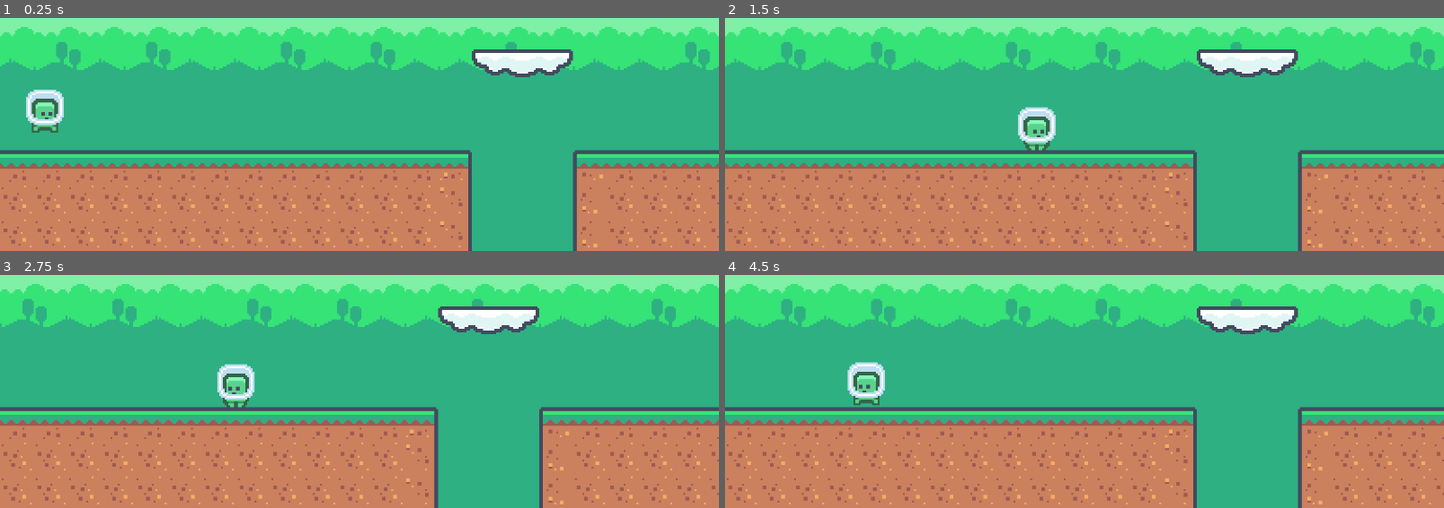
Above: before the commit, frames 1-4 (two rows, left to right).
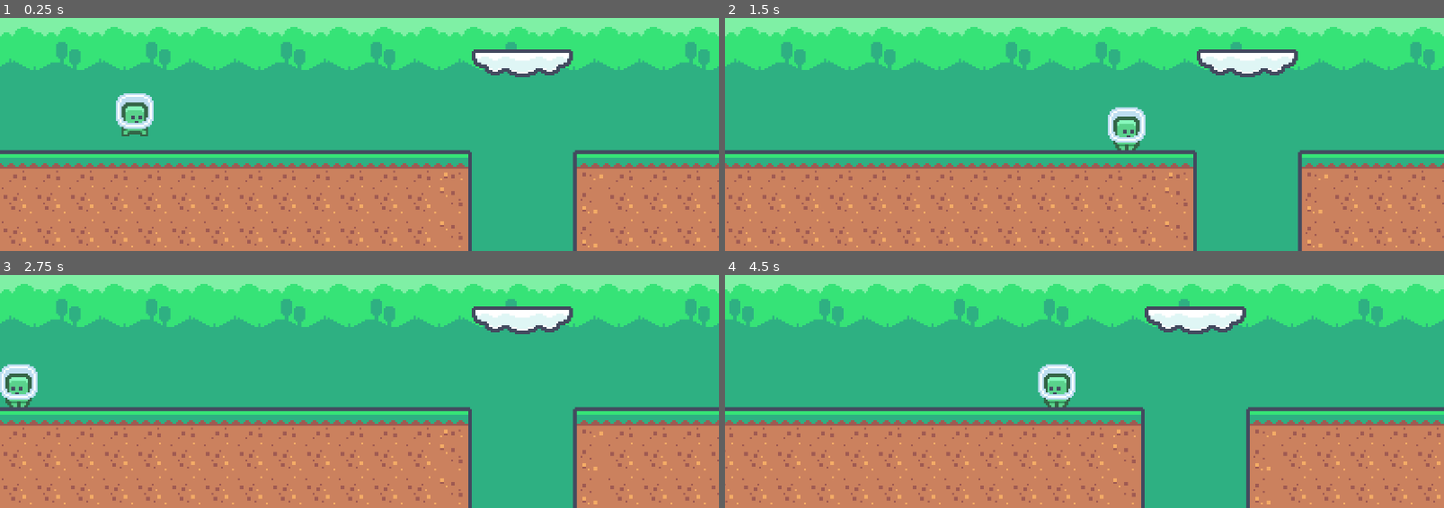
Above: after the commit, the same moments.

Repository: Creekside-Programming/example-platformer
Game: Godot game, scene res://scenes/main.tscn
Same seed, same stepped clock (60 frames per second), same inputs: the game is played once before the commit and once after it.
Inputs:
- Up to frame 1 (0.25 s): no input
- Up to frame 2 (1.5 s): hold D (right) from 0.53 s (still down); tap Space (jump) at 0.77 s
- Up to frame 3 (2.75 s): tap Space (jump) at 1.52 s; release D (right) at 2.03 s; hold A (left) from 2.03 s (still down)
- Up to frame 4 (4.5 s): release A (left) at 2.78 s; hold D (right) 2.78-4.28 s; tap Space (jump) at 3.02, 3.77 s; hold A (left) from 4.28 s (still down)

The runs differ from the first frame. In frame 1, 1.7% of the frame differs, in the area x 3-22%, y 30-51%; in frame 2, 1.7%; in frame 3, 13%; in frame 4, 19%, in the area x 0-100%, y 3-100%.

Commit message:
overengineer the spawnpoint

Diff:
--- /dev/null
+++ b/icons/Spawnpoint.svg
@@ -0,0 +1 @@
+<svg xmlns="http://www.w3.org/2000/svg" width="16" height="16"><path fill="#8da5f3" stroke="#8da5f3" stroke-linejoin="round" stroke-width="2" d="M14 14H2V2h12L8 8z"/></svg>
--- a/scenes/main.tscn
+++ b/scenes/main.tscn
@@ -4,6 +4,7 @@
 [ext_resource type="Texture2D" uid="uid://byxt30yrvw5q4" path="res://sprites/world/tilemap.png" id="2_0wfyh"]
 [ext_resource type="Texture2D" uid="uid://bo4r67q6b12nu" path="res://sprites/world/backgrounds.png" id="3_sugp2"]
 [ext_resource type="Script" uid="uid://b36mcin51agyf" path="res://scripts/death_plane.gd" id="4_jyhfs"]
+[ext_resource type="PackedScene" uid="uid://dfyw2wkbqk4f5" path="res://scenes/spawnpoint.tscn" id="5_tbgi4"]
 
 [sub_resource type="TileSetAtlasSource" id="TileSetAtlasSource_jyhfs"]
 texture = ExtResource("3_sugp2")
@@ -277,7 +278,7 @@
 tile_set = SubResource("TileSet_8so65")
 
 [node name="Player" parent="." unique_id=379492877 node_paths=PackedStringArray("spawnpoint") instance=ExtResource("1_o5qli")]
-position = Vector2(24, -103)
+position = Vector2(72, -101)
 spawnpoint = NodePath("../Spawnpoint")
 
 [node name="Camera2D" type="Camera2D" parent="Player" unique_id=966110036]
@@ -288,6 +289,7 @@
 drag_horizontal_enabled = true
 drag_vertical_enabled = true
 drag_right_margin = 0.0
+metadata/_edit_lock_ = true
 
 [node name="World" type="TileMapLayer" parent="." unique_id=105403102]
 tile_map_data = PackedByteArray("AAAAAP//AAACAAYAAAABAP//AAACAAYAAAACAP//AAACAAYAAAADAP//AAACAAYAAAAEAP//AAACAAYAAAAFAP …(928 unchanged characters)…
@@ -298,13 +300,13 @@
 [node name="CollisionShape2D" type="CollisionShape2D" parent="WorldBoundary" unique_id=82200100]
 shape = SubResource("WorldBoundaryShape2D_k1eu7")
 
-[node name="Spawnpoint" type="Node2D" parent="." unique_id=576183379]
-position = Vector2(33, -67)
-
 [node name="DeathPlane" type="Area2D" parent="." unique_id=58160513]
 script = ExtResource("4_jyhfs")
 
 [node name="CollisionShape2D" type="CollisionShape2D" parent="DeathPlane" unique_id=64931919]
 shape = SubResource("WorldBoundaryShape2D_tefeu")
 
+[node name="Spawnpoint" parent="." unique_id=787047588 instance=ExtResource("5_tbgi4")]
+position = Vector2(39, -66)
+
 [connection signal="area_entered" from="DeathPlane" to="DeathPlane" method="_on_area_entered"]
--- /dev/null
+++ b/scenes/spawnpoint.gd
@@ -0,0 +1,16 @@
+@icon("res://icons/Spawnpoint.svg")
+class_name Spawnpoint
+extends Node2D
+
+@onready var preview: Sprite2D = $EditorPreview
+
+# Called when the node enters the scene tree for the first time.
+func _ready() -> void:
+	if Engine.is_editor_hint():
+		preview.visible = true
+	else:
+		preview.visible = false
+
+# Called every frame. 'delta' is the elapsed time since the previous frame.
+func _process(delta: float) -> void:
+	pass
--- /dev/null
+++ b/scenes/spawnpoint.tscn
@@ -0,0 +1,21 @@
+[gd_scene format=3 uid="uid://dfyw2wkbqk4f5"]
+
+[ext_resource type="Shader" uid="uid://ctldu6525k0ba" path="res://shaders/monochromatic.gdshader" id="1_7k2ad"]
+[ext_resource type="Script" uid="uid://rbx612wrs44e" path="res://scenes/spawnpoint.gd" id="1_lw2m8"]
+[ext_resource type="Texture2D" uid="uid://byxt30yrvw5q4" path="res://sprites/world/tilemap.png" id="2_lw2m8"]
+
+[sub_resource type="ShaderMaterial" id="ShaderMaterial_8so65"]
+shader = ExtResource("1_7k2ad")
+shader_parameter/opacity = 0.5
+
+[sub_resource type="AtlasTexture" id="AtlasTexture_k1eu7"]
+atlas = ExtResource("2_lw2m8")
+region = Rect2(215, 90, 18, 18)
+
+[node name="Spawnpoint" type="Node2D" unique_id=787047588]
+script = ExtResource("1_lw2m8")
+
+[node name="EditorPreview" type="Sprite2D" parent="." unique_id=1027217237]
+material = SubResource("ShaderMaterial_8so65")
+position = Vector2(0, 3)
+texture = SubResource("AtlasTexture_k1eu7")
--- a/scripts/player.gd
+++ b/scripts/player.gd
@@ -5,7 +5,7 @@
 @export var speed: float = 150.0
 @export var jump_velocity: float = -300.0
 @export_group("")
-@export var spawnpoint: Node2D
+@export var spawnpoint: Spawnpoint
 
 @onready var sprite: AnimatedSprite2D = $AnimatedSprite2D
 @onready var area: Area2D = $Area2D
--- /dev/null
+++ b/shaders/monochromatic.gdshader
@@ -0,0 +1,12 @@
+shader_type canvas_item;
+
+uniform float opacity = 1.0;
+
+void fragment() {
+	vec4 color = texture(TEXTURE, UV);
+
+    // Convert RGB to luminance
+    float gray = dot(color.rgb, vec3(0.299, 0.587, 0.114));
+
+    COLOR = vec4(vec3(gray), color.a * opacity);
+}
Not shown, added: icons/Spawnpoint.svg.import
Not shown, added: scenes/spawnpoint.gd.uid
Not shown, added: shaders/monochromatic.gdshader.uid
